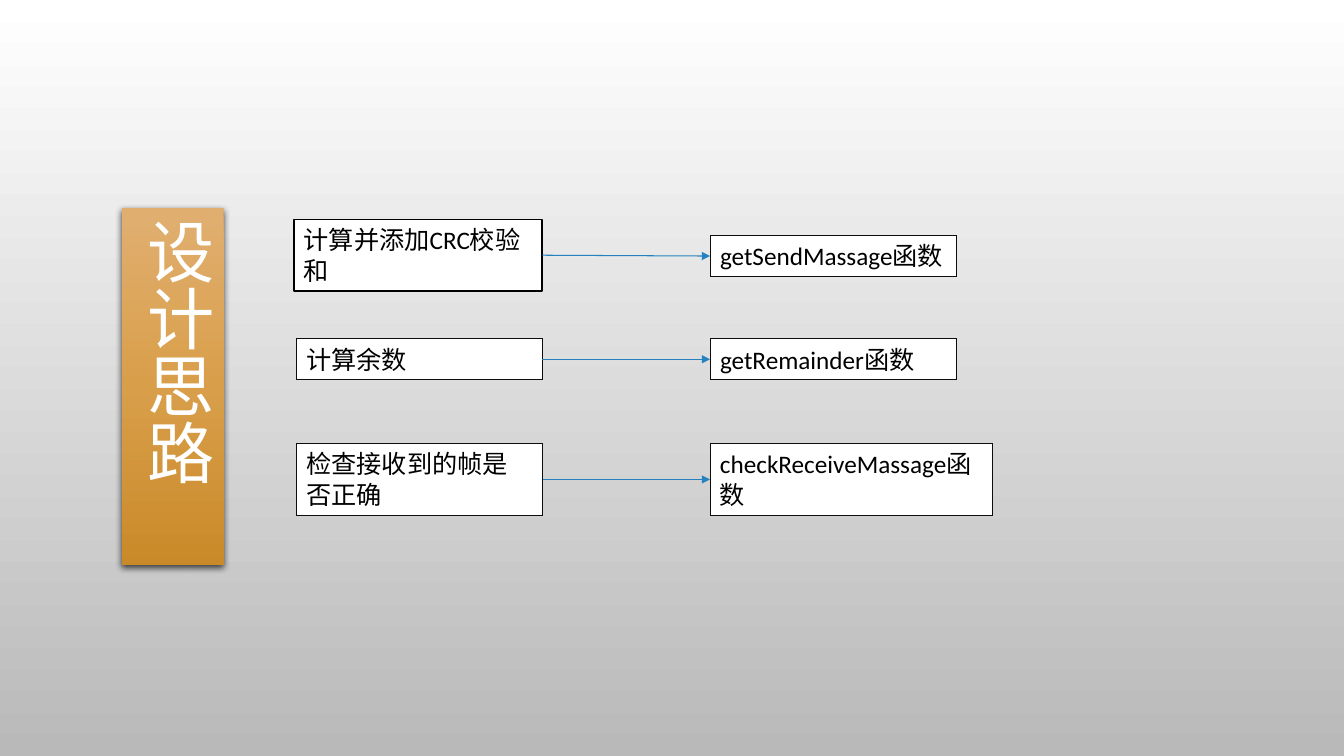
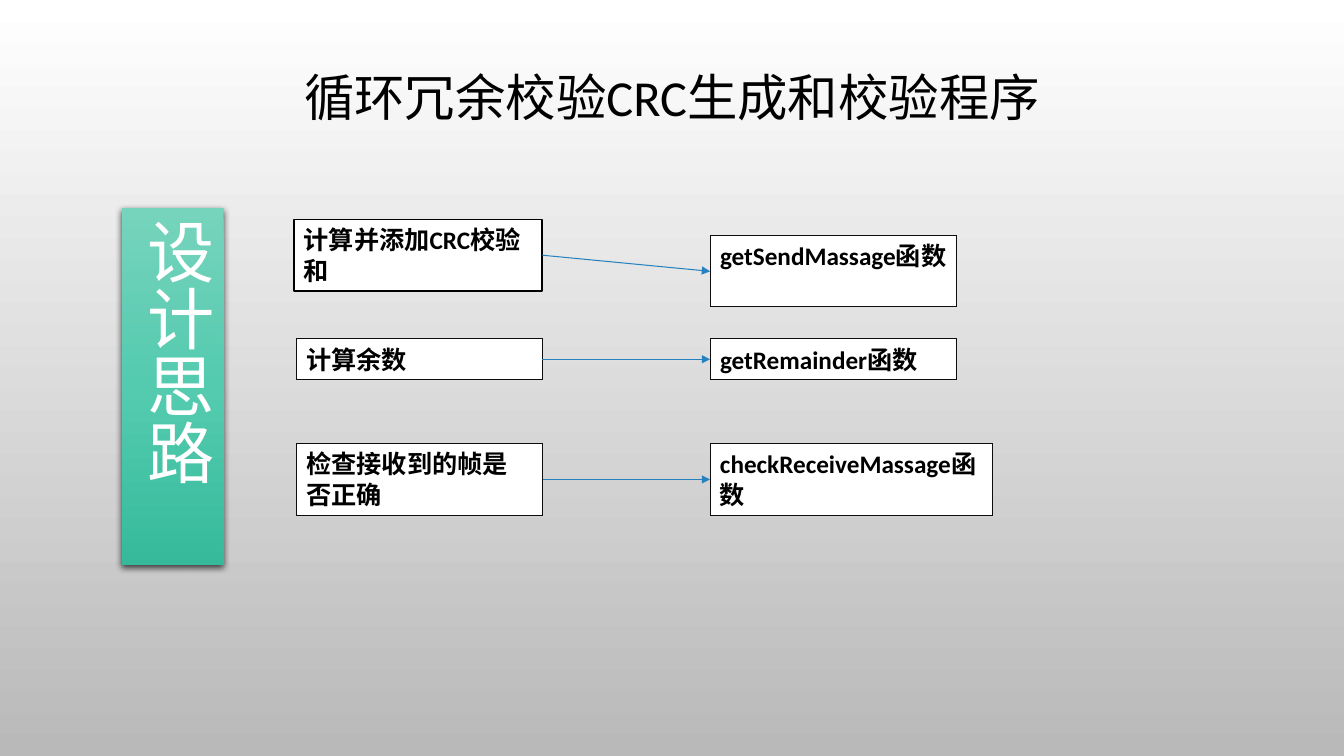
Before and after one commit to gcrth/computer_network, a slide deck: slide 3 of chapter3/ppt/ppt-chapter3.pptx (slide 4 before the commit). Drawn at 1344x756 pixels with LibreOffice and Linux fonts; fonts in the diff are those of the drawing; background and template pictures are left out. Boxes give left, top, right and bottom in pixels: in the first picture for what was removed or moved away, otherwise in the second. Text is boxed around its words. In the diff, an @@ line names an element or a change of style, - is before the commit and + after.

```diff
--- a/chapter3/ppt/ppt-chapter3.pptx
+++ b/chapter3/ppt/ppt-chapter3.pptx
@@ text added at [304, 73, 1040, 120], 36 pt, text #000000 @@
+循环冗余校验CRC生成和校验程序
@@ rectangle "设计思路" at [122, 208, 224, 565]: fill gradient #E0B071 to #DA9F4B to #C98A29 to gradient #77D4BC to #54CBAF to #36BA9C @@
@@ bold on in 6 elements at [293, 220, 542, 291], [710, 339, 956, 379], [296, 339, 542, 379], [296, 444, 542, 515], [710, 444, 992, 515], [710, 236, 956, 308] @@
@@ rectangle "getSendMassage函数": place and size @@
-rectangle "getSendMassage函数" at [710, 236, 956, 276]
+rectangle "getSendMassage函数" at [710, 236, 956, 308]
@@ arrow moved from (542, 255) - (710, 256) to (542, 255) - (710, 271) @@
```
Also in this commit, not shown: 2 other slides changed, 29 slides added, 2 slides removed.
